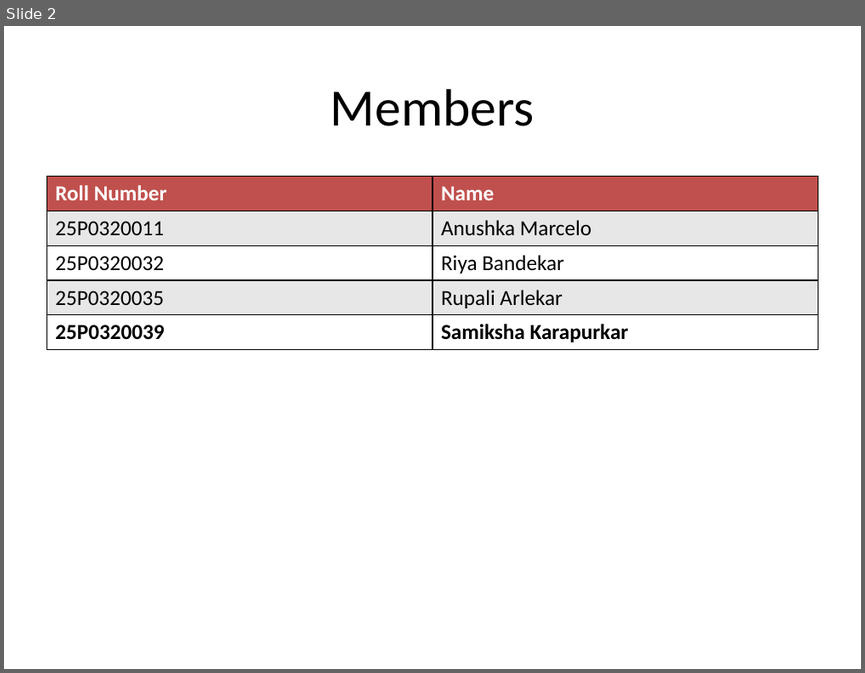
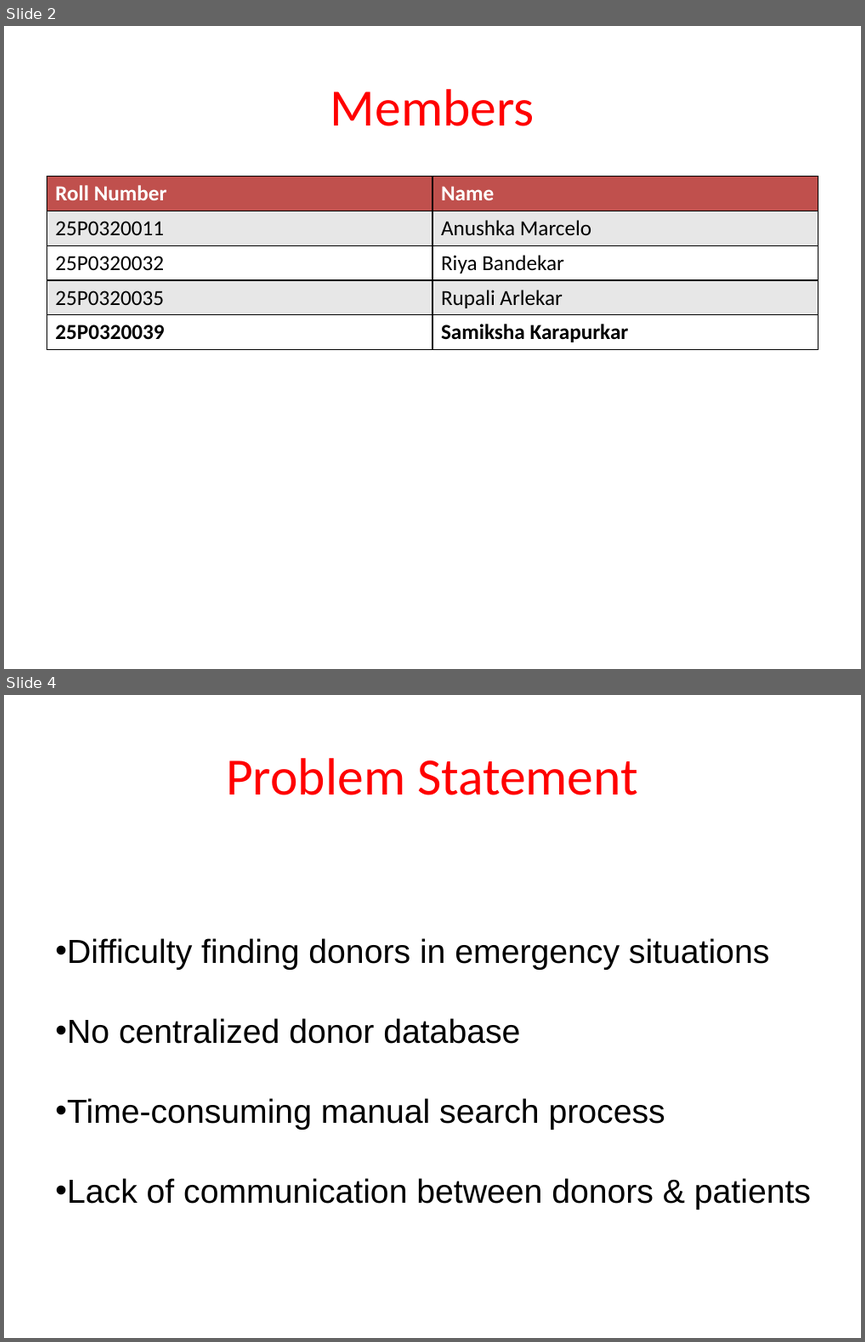
Before and after one commit to Rupa1277/BloodDonation_and_Donor_management_system, a slide deck: Other_Docs/blood_bank_mini_project_presentation.pptx. Shown one above the other, each under a label of ours: slide 2 before the commit, slides 2 and 4 after it; the slides between them are not shown. The pictures are 865x673 and 865x1342 pixels, drawn with LibreOffice and Linux fonts; fonts in the diff are those of the drawing. Boxes give left, top, right and bottom in pixels: in the first picture for what was removed or moved away, otherwise in the second. Text is boxed around its words. In the diff, an @@ line names an element or a change of style, - is before the commit and + after.

```diff
--- a/Other_Docs/blood_bank_mini_project_presentation.pptx
+++ b/Other_Docs/blood_bank_mini_project_presentation.pptx
@@ slide 4 added at bbox=[4, 695, 861, 1338], background #FFFFFF @@
@@ title added at bbox=[226, 758, 638, 795], 44 pt, text #FF0000 @@
+Problem Statement
@@ text added at bbox=[55, 938, 811, 1209], 28 pt, text #000000 @@
+• Difficulty finding donors in emergency situations
+• No centralized donor database
+• Time-consuming manual search process
+• Lack of communication between donors & patients
@@ slide 2 changed as well @@
@@ title "Members" at bbox=[330, 89, 534, 126]: text colour #000000 to #FF0000 @@
```
Also in this commit, not shown: 7 other slides changed, 10 other slides added, 3 slides removed, 1 other file.
